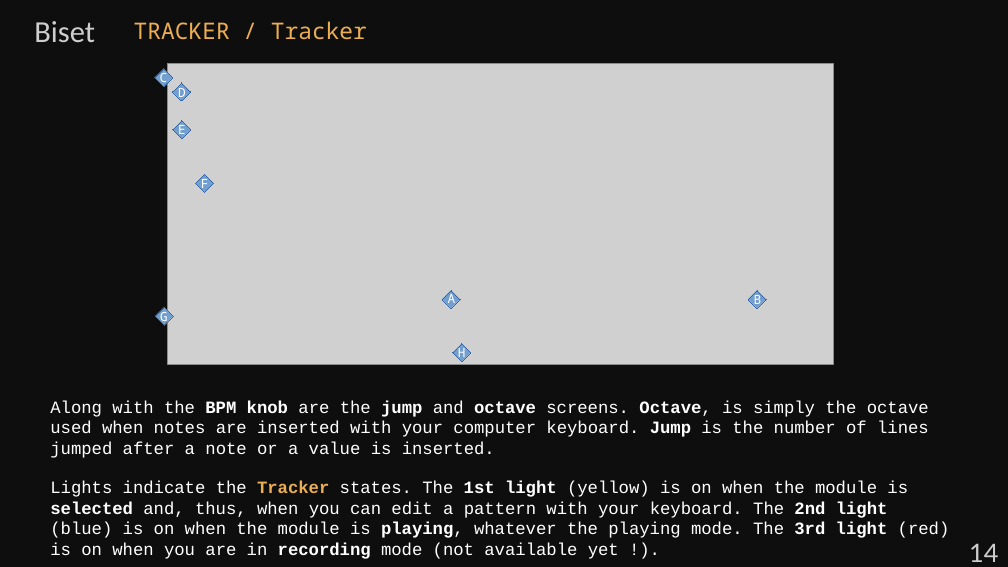
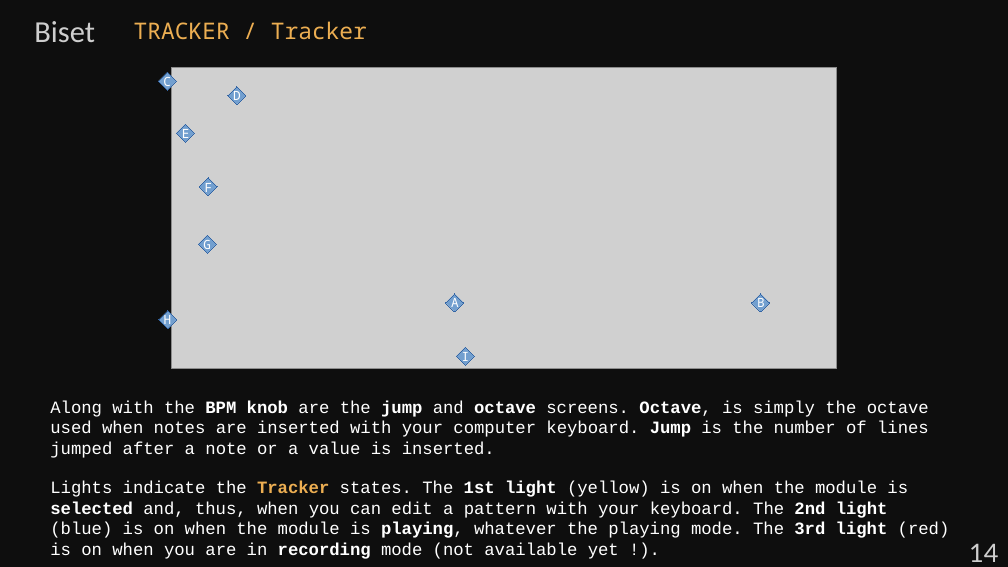
Before and after one commit to gibbonjoyeux/VCV-Biset, a slide deck: slide 15 of doc/Manual-Tracker.odp. Drawn at 1008x567 pixels with LibreOffice and Linux fonts; fonts in the diff are those of the drawing; grey boxes stand for pictures. Boxes give left, top, right and bottom in pixels: in the first picture for what was removed or moved away, otherwise in the second. Text is boxed around its words. In the diff, an @@ line names an element or a change of style, - is before the commit and + after.

```diff
--- a/doc/Manual-Tracker.odp
+++ b/doc/Manual-Tracker.odp
@@ text "D": place and size @@
-text "D" at <box>178,85,186,101</box>
+text "D" at <box>233,88,241,104</box>
@@ diamond: place and size @@
-diamond at <box>173,83,191,102</box>
+diamond at <box>228,87,246,105</box>
@@ text "G": place and size @@
-text "G" at <box>160,309,168,325</box>
+text "G" at <box>203,237,211,253</box>
@@ diamond added at <box>198,235,217,253</box>, fill #729FCF, outline #3465A4 0 pt @@
@@ diamond: place and size @@
-diamond at <box>443,290,461,308</box>
+diamond at <box>445,294,464,312</box>
@@ text "H": place and size @@
-text "H" at <box>458,345,466,361</box>
+text "H" at <box>164,312,172,328</box>
@@ 6 diamonds, 4 texts, 1 picture: place and size @@
-6 diamonds, 4 texts, 1 picture at <box>155,64,833,365</box>
+6 diamonds, 4 texts, 1 picture at <box>158,68,837,369</box>
@@ text added at <box>462,349,470,365</box>, 10 pt, text #FFFFFF @@
+I
```
Also in this commit, not shown: 4 other slides changed, 5 other files.
